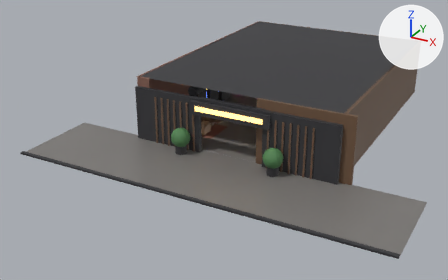
Renders of the glTF model public/models/bar/blockout.glb from each side of a commit.
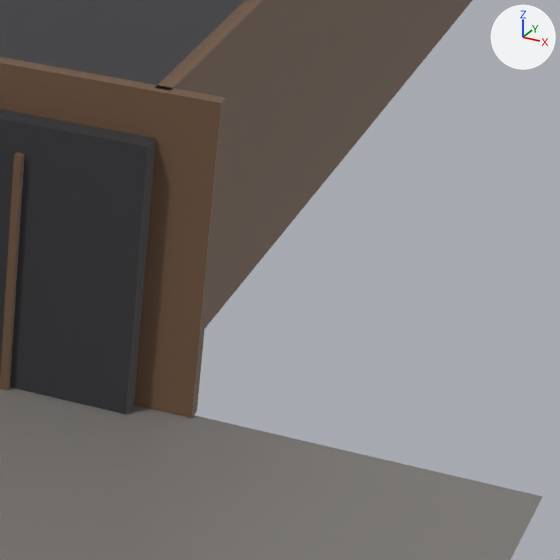
The first picture shows the older version from a camera (50 mm lens) standing at (16.6, -40.3, 16.7) and looking at (-2.4, -5.7, -0.6). The close-ups show the older and then the newer version on the part from 69% to 96% of the width and 34% to 77% of the height of that picture. Only the edits that show in the close-ups are written down. Lighting does not change. The marker at upper right points along +X, +Y and +Z. Where no turn or scale is listed for an object, it has been applied to the vertices.

Script lines for the objects in view, before the commit:
```python
me_cube_002 = bpy.data.meshes.new('Cube.002')
me_cube_002.from_pydata(...)  # a box spanning x -0.5..0.5, y -0.5..0.5, z -0.5..0.5
me_cube_002.materials.append(mat_walnut)  # brown #6f553f
me_cube_197 = bpy.data.meshes.new('Cube.197')
me_cube_197.from_pydata(...)  # a box spanning x -2.4..2.4, y -0.15..0.15, z -1.8..1.8
me_cube_197.materials.append(mat_ink)  # dark grey #353538
me_plane_008 = bpy.data.meshes.new('Plane.008')
me_plane_008.from_pydata([(-12.0, -3.0, 0.0), (12.0, -3.0, 0.0), (-12.0, 3.0, 0.0), (12.0, 3.0, 0.0)], [], [(0, 1, 3), (0, 3, 2)])
me_plane_008.materials.append(mat_concrete)  # grey #7c7976
ob_facade_r = bpy.data.objects.new('facade_r', me_cube_197)
ob_facade_r.location = (4.6, -9.25, 1.8)
ob_sidewalk = bpy.data.objects.new('sidewalk', me_plane_008)
ob_sidewalk.location = (0.0, -12.0, -0.01)
ob_wall_front_r = bpy.data.objects.new('wall_front_r', me_cube_002)
ob_wall_front_r.location = (4.7, -9.0, 2.1)
ob_wall_front_r.scale = (6.1, 0.2, 4.2)
# also in view: 'f_slat_23' at (5.4, -9.4, 1.6); 'wall_right' at (7.0, 0.0, 2.1); 'ceiling' at (0.0, 0.0, 4.2)
```
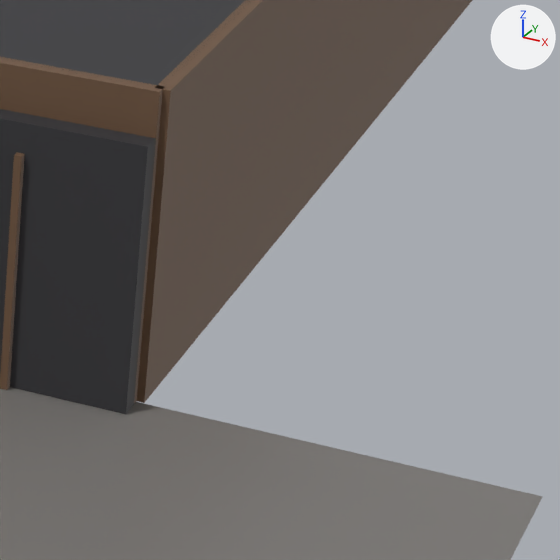
What differs and where, as boxes [x1, y1, x2, y2] in the close-ups (560 x 560 px):
```json
{"object": "wall_front_r", "change": "moved, rescaled", "before": [0, 57, 226, 418], "after": [0, 57, 165, 404]}
```

Edits to the scene script, one JSON object a line:
```json
{"op": "set", "path": "ob_wall_front_r.location", "old": "(4.7, -9.0, 2.1)", "new": "(4.68, -9.0, 2.1)"}
{"op": "set", "path": "ob_wall_front_r.scale", "old": "(6.1, 0.2, 4.2)", "new": "(4.63, 0.2, 4.2)"}
```
